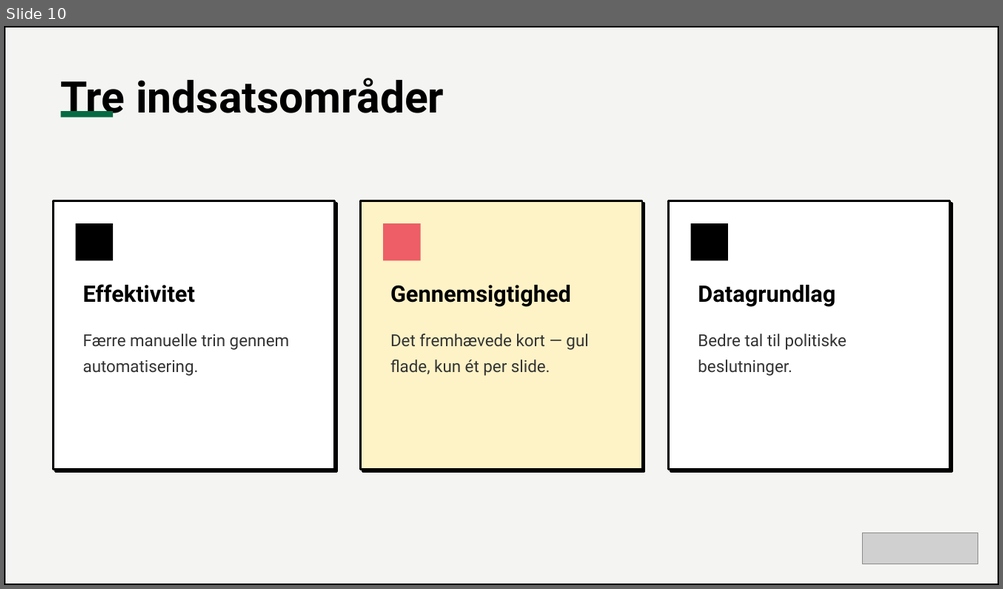
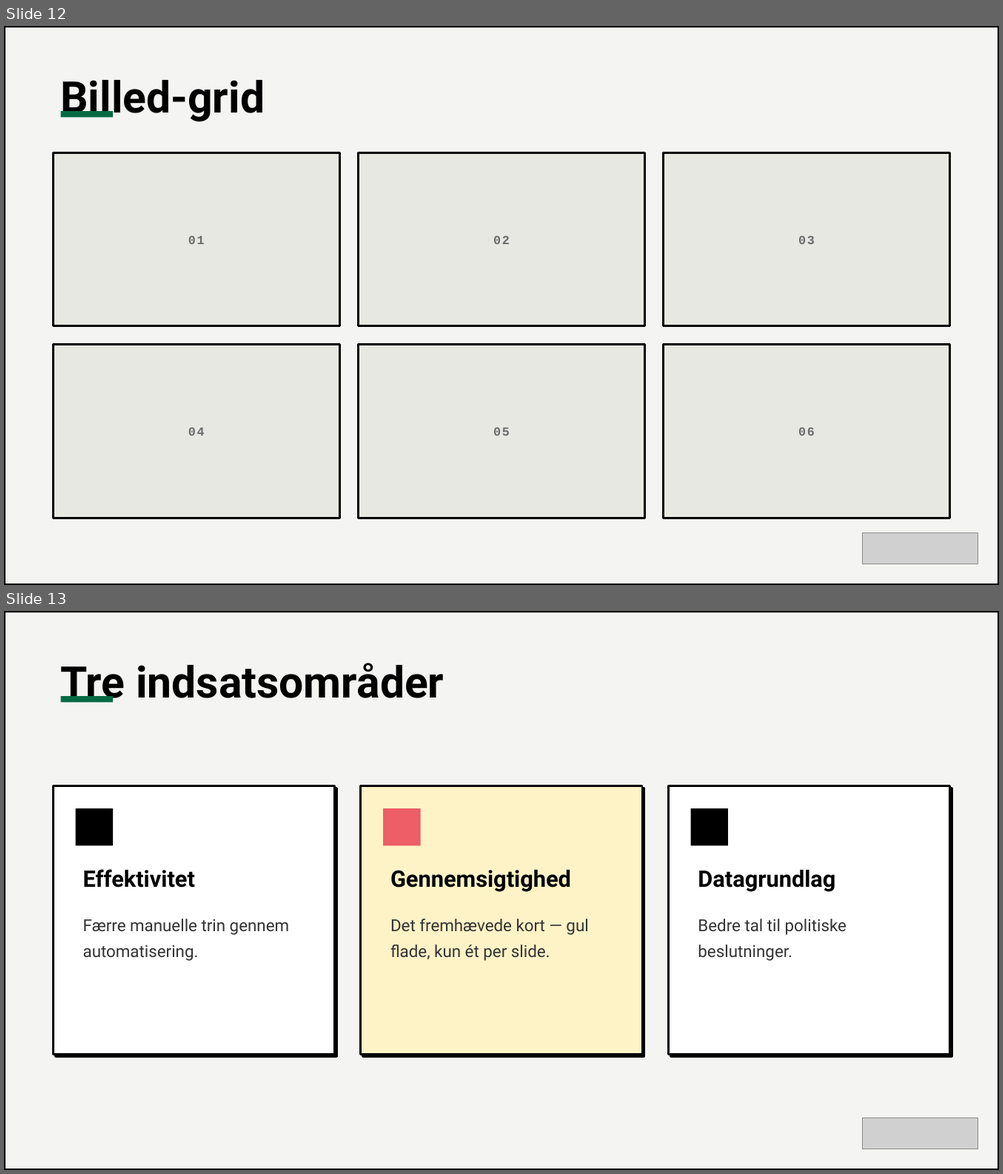
Before and after one commit to morten1415-maker/morten-slides, a slide deck: example.pptx. Shown one above the other, each under a label of ours: slide 10 before the commit, slides 12 and 13 after it. The pictures are 1003x589 and 1003x1174 pixels, drawn with LibreOffice and Linux fonts; fonts in the diff are those of the drawing; grey boxes stand for pictures. Boxes give left, top, right and bottom in pixels: in the first picture for what was removed or moved away, otherwise in the second. Text is boxed around its words. In the diff, an @@ line names an element or a change of style, - is before the commit and + after.

```diff
--- a/example.pptx
+++ b/example.pptx
@@ slide 12 added at (x1=4, y1=26, x2=999, y2=585), background #FFFFFF @@
@@ rectangle added at (x1=4, y1=26, x2=999, y2=585), fill #F4F4F2 @@
@@ rectangle added at (x1=4, y1=26, x2=999, y2=585), outline #000000 3 pt @@
@@ text added at (x1=60, y1=80, x2=264, y2=122), 42 pt, text #000000, bold @@
+Billed-grid
@@ rectangle added at (x1=61, y1=111, x2=113, y2=117), fill #066B43 @@
@@ rectangle added at (x1=54, y1=153, x2=340, y2=326), fill #E8E8E3, outline #000000 2 pt, 12 pt, text #6B6B6B, bold @@
+01
@@ rectangle added at (x1=358, y1=153, x2=645, y2=326), fill #E8E8E3, outline #000000 2 pt, 12 pt, text #6B6B6B, bold @@
+02
@@ rectangle added at (x1=663, y1=153, x2=950, y2=326), fill #E8E8E3, outline #000000 2 pt, 12 pt, text #6B6B6B, bold @@
+03
@@ rectangle added at (x1=54, y1=346, x2=340, y2=519), fill #E8E8E3, outline #000000 2 pt, 12 pt, text #6B6B6B, bold @@
+04
@@ rectangle added at (x1=358, y1=346, x2=645, y2=519), fill #E8E8E3, outline #000000 2 pt, 12 pt, text #6B6B6B, bold @@
+05
@@ rectangle added at (x1=663, y1=346, x2=950, y2=519), fill #E8E8E3, outline #000000 2 pt, 12 pt, text #6B6B6B, bold @@
+06
@@ picture added at (x1=862, y1=534, x2=978, y2=565) @@
@@ what was slide 10 is now slide 13 @@
```
Also in this commit, not shown: 3 other slides added, 6 other files.
